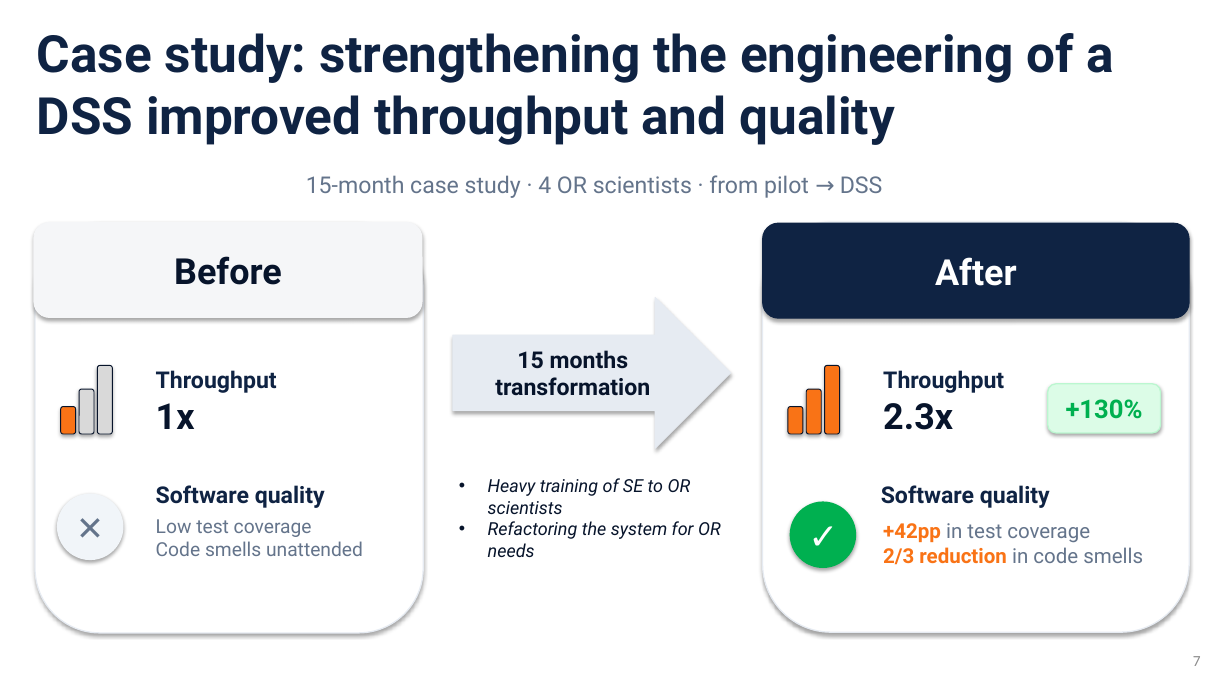
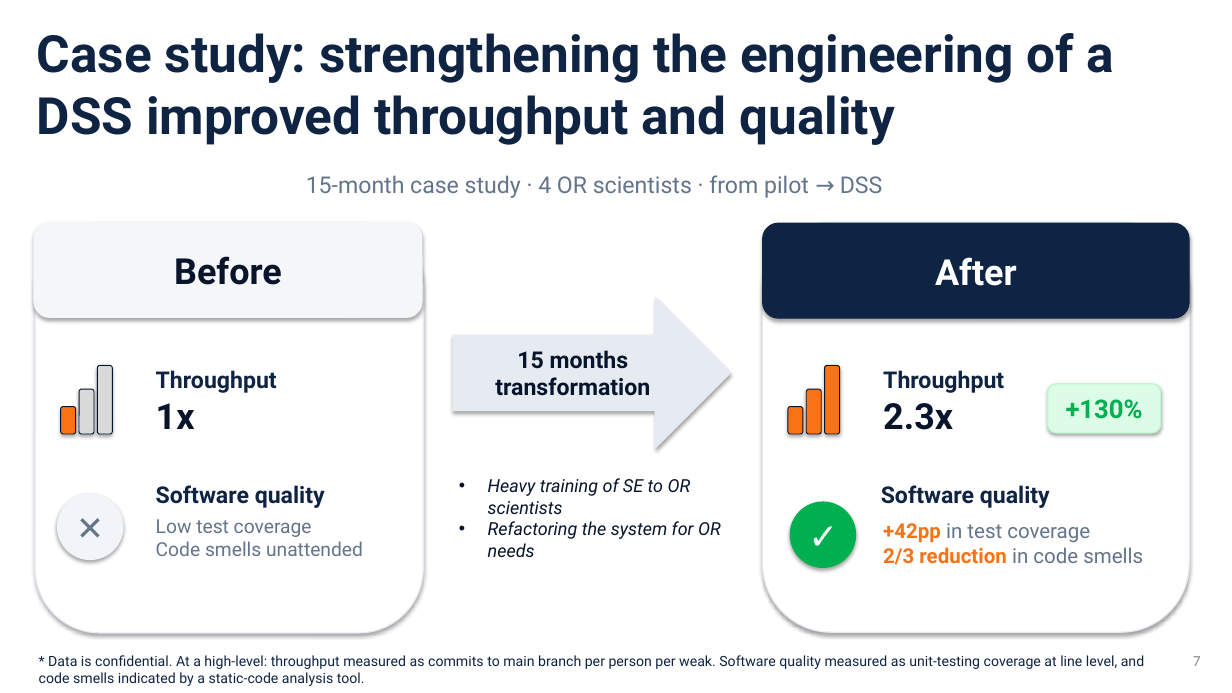
Before and after one commit to sefop/sefop-training-hub, a slide deck: slide 7 of workshops/2026-10-25-agifors-annual-symposium/Zenteno Smith - 2026 - Rethinking the embedded OR team a a specialized software team.pptx. Drawn at 1232x693 pixels with LibreOffice and Linux fonts; fonts in the diff are those of the drawing. Boxes give left, top, right and bottom in pixels: in the first picture for what was removed or moved away, otherwise in the second. Text is boxed around its words. In the diff, an @@ line names an element or a change of style, - is before the commit and + after.

```diff
--- a/workshops/2026-10-25-agifors-annual-symposium/Zenteno Smith - 2026 - Rethinking the embedded OR team a a specialized software team.pptx
+++ b/workshops/2026-10-25-agifors-annual-symposium/Zenteno Smith - 2026 - Rethinking the embedded OR team a a specialized software team.pptx
@@ text added at box(39, 655, 1144, 686), 11 pt, text #0F2343 @@
+* Data is confidential. At a high-level: throughput measured as commits to main branch per person per weak. Software quality measured as unit-testing coverage at line level, and code smells indicated by a static-code analysis tool.
```
Also in this commit, not shown: 3 other slides changed.
